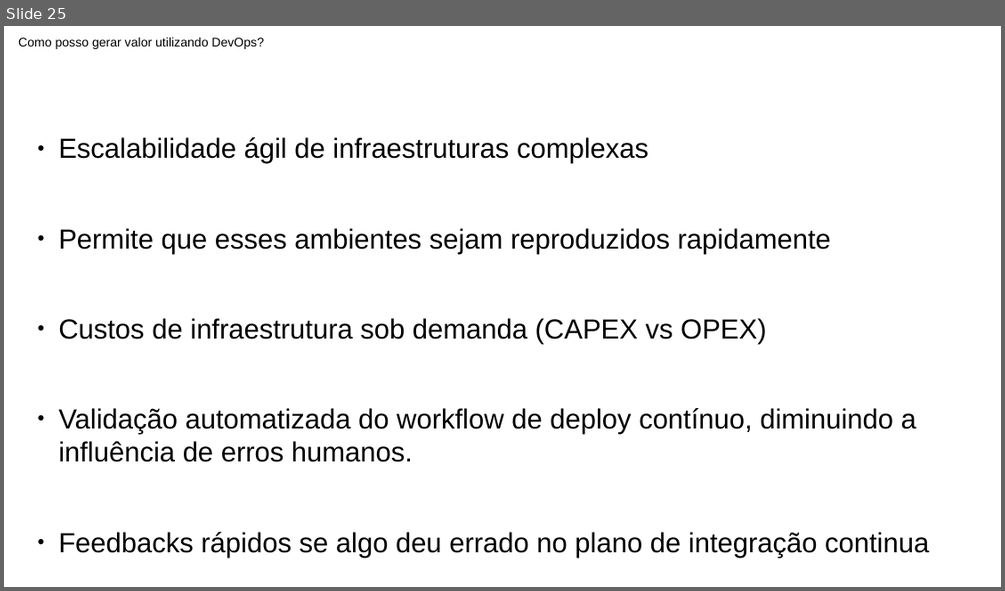
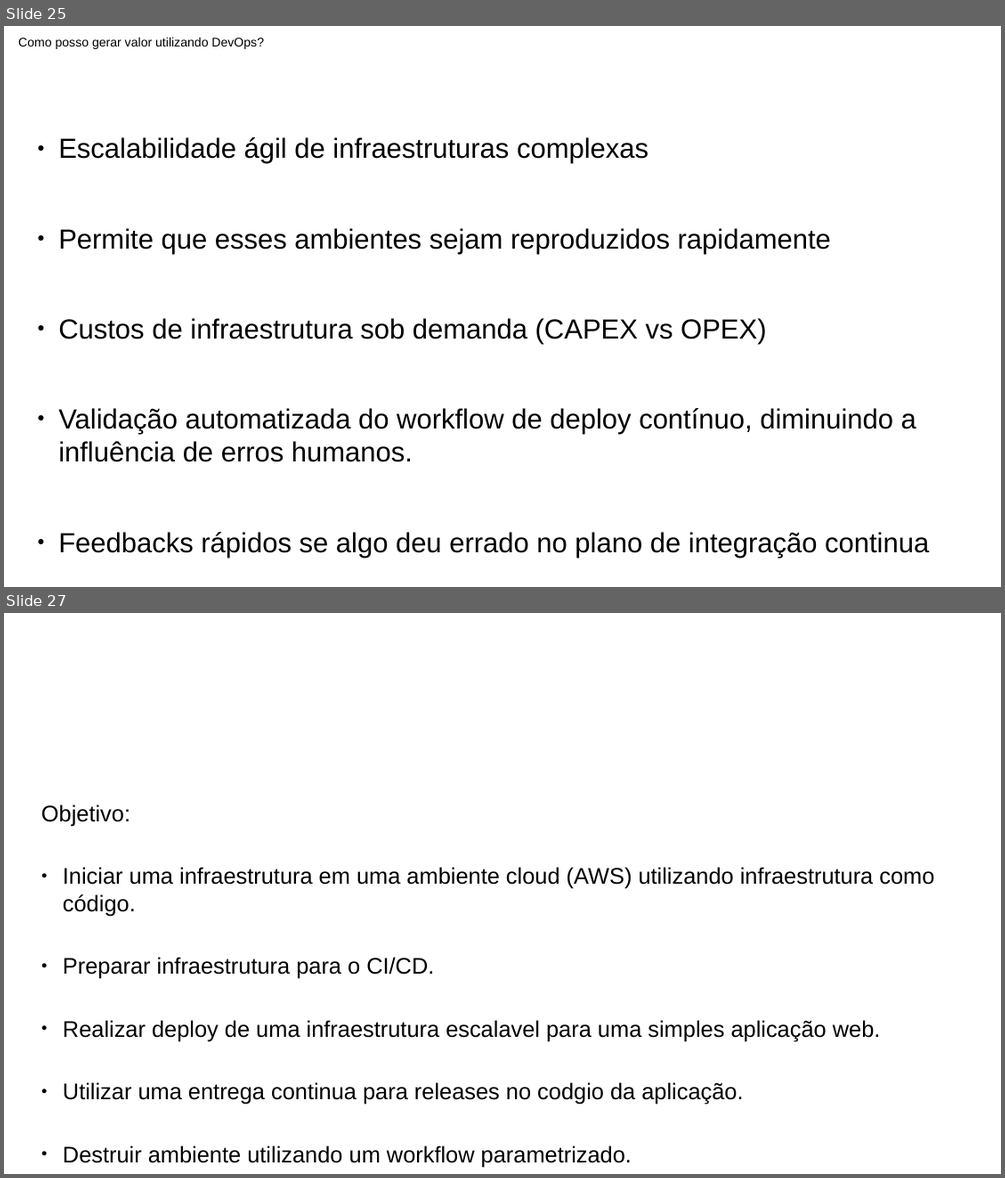
Before and after one commit to ramonesc3po/workshop-devops, a slide deck: files/workshop_devops.odp. Shown one above the other, each under a label of ours: slide 25 before the commit, slides 25 and 27 after it; the slides between them are not shown. The pictures are 1005x591 and 1005x1178 pixels, drawn with LibreOffice and Linux fonts; fonts in the diff are those of the drawing. Boxes give left, top, right and bottom in pixels: in the first picture for what was removed or moved away, otherwise in the second. Text is boxed around its words. In the diff, an @@ line names an element or a change of style, - is before the commit and + after.

```diff
--- a/files/workshop_devops.odp
+++ b/files/workshop_devops.odp
@@ slide 27 added at <box>4,613,1001,1174</box>, background #FFFFFF @@
@@ text added at <box>41,804,934,1167</box>, 18 pt, text #000000 @@
+Objetivo:
+● Iniciar uma infraestrutura em uma ambiente cloud (AWS) utilizando infraestrutura como código.
+● Preparar infraestrutura para o CI/CD.
+● Realizar deploy de uma infraestrutura escalavel para uma simples aplicação web.
+● Utilizar uma entrega continua para releases no codgio da aplicação.
+● Destruir ambiente utilizando um workflow parametrizado.
```
Also in this commit, not shown: 7 other slides added, 40 other files.
